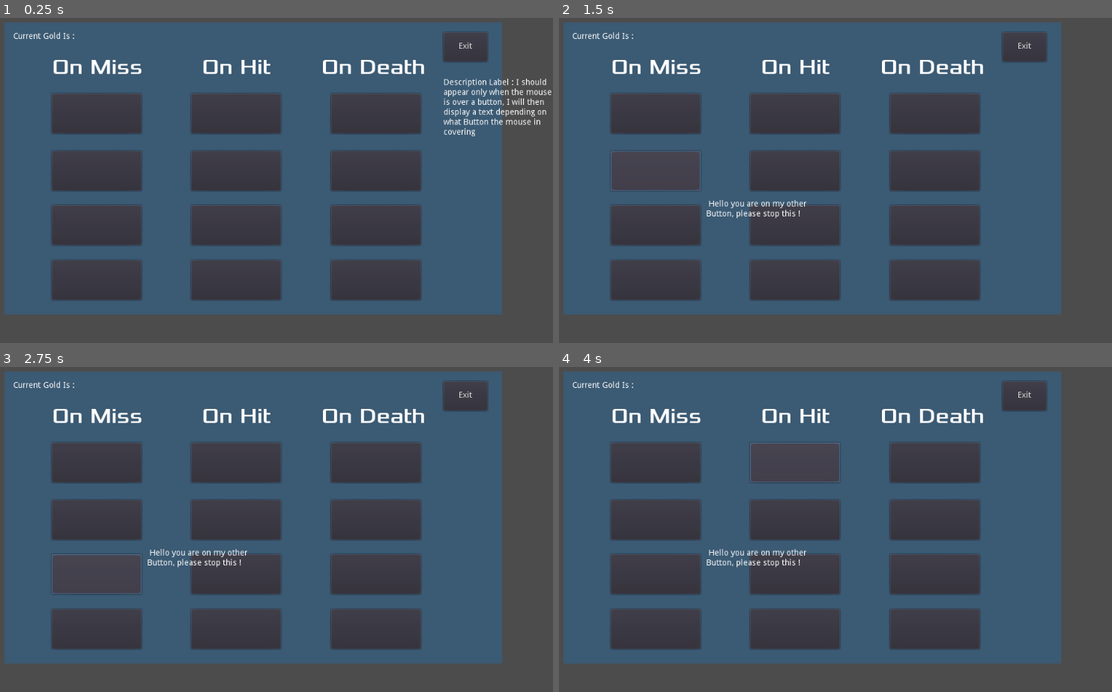
Above: before the commit, frames 1-4 (two rows, left to right).
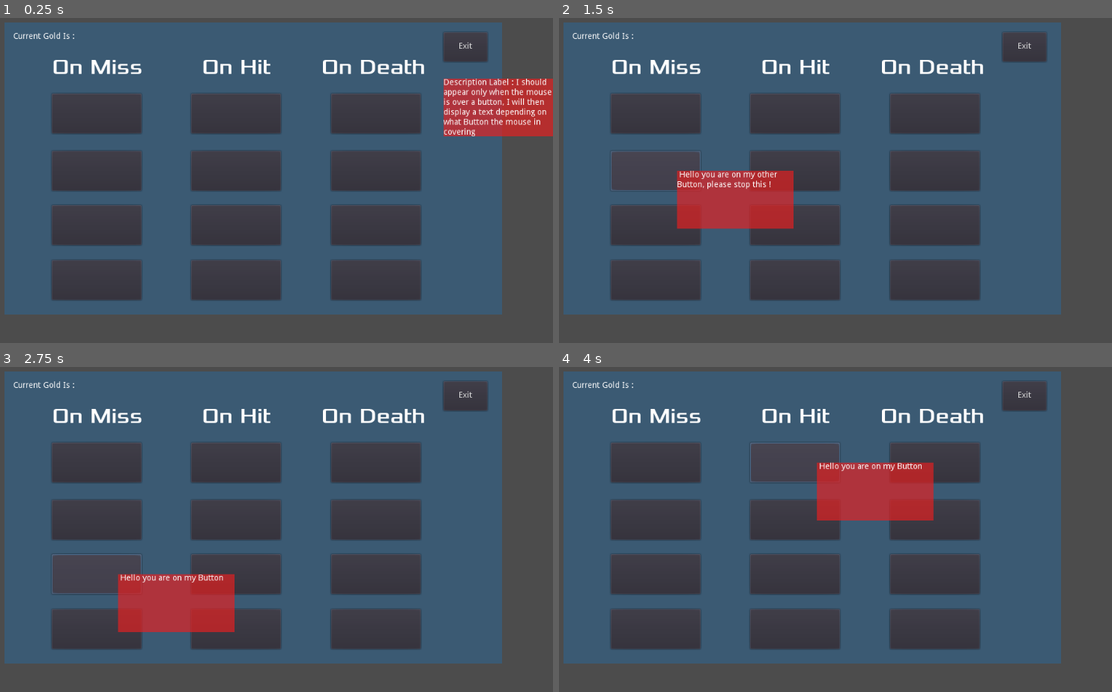
Above: after the commit, the same moments.

Repository: harchrisdytian/SUNY_Wowie_jam_2021
Game: Godot game, scene res://Upgrade_Folder/UpgradeMenu.tscn
The game is run twice, just before and just after one commit, with the same random seed, the same clock (stepped at 60 frames per second) and the same inputs. The project has no main scene, so this scene is started directly.
Inputs (mouse positions are in pixels of both pictures, inside the frame that each line leads up to):
- Up to frame 1 (0.25 s): no input
- Up to frame 2 (1.5 s): click (653, 112) at 0.5 s; click (653, 170) at 1.25 s
- Up to frame 3 (2.75 s): click (94, 575) at 2 s
- Up to frame 4 (4 s): click (653, 630) at 2.75 s; click (796, 461) at 3.5 s

The runs differ from the first frame. In frame 1, 3.4% of the frame differs, in the area x 80-100%, y 18-37%; in frame 2, 3.8%; in frame 3, 4.1%, in the area x 21-45%, y 55-82%; in frame 4, 4.1%.

Commit message:
Update to Upgrade Menu
Upgrade Menu is ready for view if anyone wants to take a look

Diff:
--- a/Development/Upgrade_Folder/UpgradeMenu.gd
+++ b/Development/Upgrade_Folder/UpgradeMenu.gd
@@ -22,6 +22,8 @@
 export var on_death_u2_cost = 200
 export var on_death_u3_cost = 300
 export var on_death_u4_cost = 400
+
+var adjusted_position = Vector2(-50,-50)
 
 # Called when the node enters the scene tree for the first time.
 func _ready():
@@ -65,16 +67,102 @@
 
 	pass
 
+# The following code would show a description of the upgrade when the player has
+# Their mouse over the Button
 
 func _on_OnMiss_U1__Button_mouse_entered():
-	$MenuBackground/DescriptionLabel.rect_position = get_viewport().get_mouse_position()
+	$MenuBackground/DescriptionLabel.rect_position = adjusted_position + get_viewport().get_mouse_position()
 	$MenuBackground/DescriptionLabel.visible = true
 	$MenuBackground/DescriptionLabel.text = " Hello you are on my Button"
 	pass # Replace with function body.
 
 
 func _on_OnMiss_U2_Button_mouse_entered():
-	$MenuBackground/DescriptionLabel.rect_position = get_viewport().get_mouse_position()
+	$MenuBackground/DescriptionLabel.rect_position = adjusted_position + get_viewport().get_mouse_position()
 	$MenuBackground/DescriptionLabel.visible = true
 	$MenuBackground/DescriptionLabel.text = " Hello you are on my other Button, please stop this !"
 	pass # Replace with function body.
+
+
+func _on_OnMiss_U3_Button_mouse_entered():
+	$MenuBackground/DescriptionLabel.rect_position = adjusted_position + get_viewport().get_mouse_position()
+	$MenuBackground/DescriptionLabel.visible = true
+	$MenuBackground/DescriptionLabel.text = " Hello you are on my Button"
+	pass # Replace with function body.
+
+
+func _on_OnMiss_U4_Button_mouse_entered():
+	$MenuBackground/DescriptionLabel.rect_position = adjusted_position + get_viewport().get_mouse_position()
+	$MenuBackground/DescriptionLabel.visible = true
+	$MenuBackground/DescriptionLabel.text = " Hello you are on my Button"
+	pass # Replace with function body.
+
+
+func _on_OnHit_U1_Button_mouse_entered():
+	$MenuBackground/DescriptionLabel.rect_position = adjusted_position + get_viewport().get_mouse_position()
+	$MenuBackground/DescriptionLabel.visible = true
+	$MenuBackground/DescriptionLabel.text = " Hello you are on my Button"
+	pass # Replace with function body.
+
+
+func _on_OnHit_U2_Button_mouse_entered():
+	$MenuBackground/DescriptionLabel.rect_position = adjusted_position + get_viewport().get_mouse_position()
+	$MenuBackground/DescriptionLabel.visible = true
+	$MenuBackground/DescriptionLabel.text = " Hello you are on my Button"
+	pass # Replace with function body.
+
+
+func _on_OnHit_U3_Button_mouse_entered():
+	$MenuBackground/DescriptionLabel.rect_position = adjusted_position + get_viewport().get_mouse_position()
+	$MenuBackground/DescriptionLabel.visible = true
+	$MenuBackground/DescriptionLabel.text = " Hello you are on my Button"
+	pass # Replace with function body.
+
+
+func _on_OnHit_U4_Button_mouse_entered():
+	$MenuBackground/DescriptionLabel.rect_position = adjusted_position + get_viewport().get_mouse_position()
+	$MenuBackground/DescriptionLabel.visible = true
+	$MenuBackground/DescriptionLabel.text = " Hello you are on my Button"
+	pass # Replace with function body.
+
+
+func _on_OnDeath_U1_Button_mouse_entered():
+	$MenuBackground/DescriptionLabel.rect_position = adjusted_position + get_viewport().get_mouse_position()
+	$MenuBackground/DescriptionLabel.visible = true
+	$MenuBackground/DescriptionLabel.text = " Hello you are on my Button"
+	pass # Replace with function body.
+
+
+func _on_OnDeath_U2_Button_mouse_entered():
+	$MenuBackground/DescriptionLabel.rect_position = adjusted_position + get_viewport().get_mouse_position()
+	$MenuBackground/DescriptionLabel.visible = true
+	$MenuBackground/DescriptionLabel.text = " Hello you are on my Button"
+	pass # Replace with function body.
+
+
+func _on_OnDeath_U3_Button_mouse_entered():
+	$MenuBackground/DescriptionLabel.rect_position = adjusted_position + get_viewport().get_mouse_position()
+	$MenuBackground/DescriptionLabel.visible = true
+	$MenuBackground/DescriptionLabel.text = " Hello you are on my Button"
+	pass # Replace with function body.
+
+
+func _on_OnDeath_U4_Button_mouse_entered():
+	$MenuBackground/DescriptionLabel.rect_position = adjusted_position + get_viewport().get_mouse_position()
+	$MenuBackground/DescriptionLabel.visible = true
+	$MenuBackground/DescriptionLabel.text = " Hello you are on my Button"
+	pass # Replace with function body.
+
+#_____________________________________________________________________________#
+
+
+func _on_ExitButton_mouse_entered():
+	$MenuBackground/DescriptionLabel.rect_position = adjusted_position + get_viewport().get_mouse_position()
+	$MenuBackground/DescriptionLabel.visible = true
+	$MenuBackground/DescriptionLabel.text = " Leave this Menu"
+	pass # Replace with function body.
+
+
+func _on_ExitButton_pressed():
+	$MenuBackground.visible = false
+	pass # Replace with function body.
--- a/Development/Upgrade_Folder/UpgradeMenu.tscn
+++ b/Development/Upgrade_Folder/UpgradeMenu.tscn
@@ -203,6 +203,15 @@
 "_edit_use_anchors_": false
 }
 
+[node name="DescriptionLabel_ColorRect" type="ColorRect" parent="MenuBackground/DescriptionLabel"]
+show_behind_parent = true
+anchor_right = 1.0
+anchor_bottom = 1.0
+color = Color( 0.937255, 0.117647, 0.117647, 0.647059 )
+__meta__ = {
+"_edit_use_anchors_": false
+}
+
 [node name="ExitButton" type="Button" parent="MenuBackground" groups=[
 "Button",
 ]]
@@ -217,14 +226,26 @@
 "_edit_use_anchors_": false
 }
 
-[node name="GoldLabel" type="Label" parent="."]
-margin_left = 101.708
-margin_top = 66.909
-margin_right = 202.708
-margin_bottom = 80.909
+[node name="GoldLabel" type="Label" parent="MenuBackground"]
+margin_left = 14.708
+margin_top = 16.909
+margin_right = 123.708
+margin_bottom = 30.909
 text = "Current Gold Is : "
 __meta__ = {
 "_edit_use_anchors_": false
 }
 [connection signal="mouse_entered" from="MenuBackground/OnMiss_U1_ Button" to="." method="_on_OnMiss_U1__Button_mouse_entered"]
 [connection signal="mouse_entered" from="MenuBackground/OnMiss_U2_Button" to="." method="_on_OnMiss_U2_Button_mouse_entered"]
+[connection signal="mouse_entered" from="MenuBackground/OnMiss_U3_Button" to="." method="_on_OnMiss_U3_Button_mouse_entered"]
+[connection signal="mouse_entered" from="MenuBackground/OnMiss_U4_Button" to="." method="_on_OnMiss_U4_Button_mouse_entered"]
+[connection signal="mouse_entered" from="MenuBackground/OnHit_U1_Button" to="." method="_on_OnHit_U1_Button_mouse_entered"]
+[connection signal="mouse_entered" from="MenuBackground/OnHit_U2_Button" to="." method="_on_OnHit_U2_Button_mouse_entered"]
+[connection signal="mouse_entered" from="MenuBackground/OnHit_U3_Button" to="." method="_on_OnHit_U3_Button_mouse_entered"]
+[connection signal="mouse_entered" from="MenuBackground/OnHit_U4_Button" to="." method="_on_OnHit_U4_Button_mouse_entered"]
+[connection signal="mouse_entered" from="MenuBackground/OnDeath_U1_Button" to="." method="_on_OnDeath_U1_Button_mouse_entered"]
+[connection signal="mouse_entered" from="MenuBackground/OnDeath_U2_Button" to="." method="_on_OnDeath_U2_Button_mouse_entered"]
+[connection signal="mouse_entered" from="MenuBackground/OnDeath_U3_Button" to="." method="_on_OnDeath_U3_Button_mouse_entered"]
+[connection signal="mouse_entered" from="MenuBackground/OnDeath_U4_Button" to="." method="_on_OnDeath_U4_Button_mouse_entered"]
+[connection signal="mouse_entered" from="MenuBackground/ExitButton" to="." method="_on_ExitButton_mouse_entered"]
+[connection signal="pressed" from="MenuBackground/ExitButton" to="." method="_on_ExitButton_pressed"]
